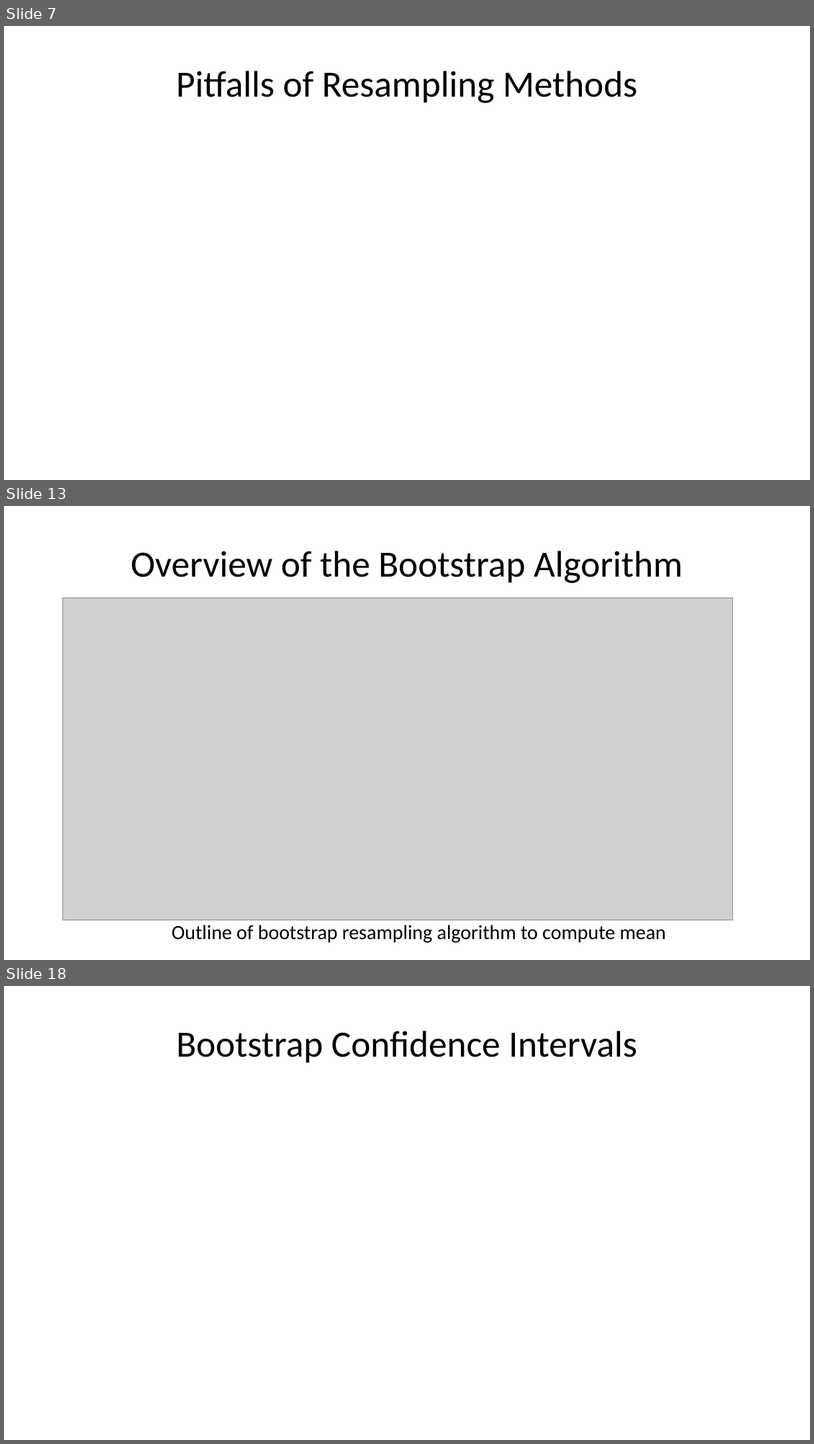
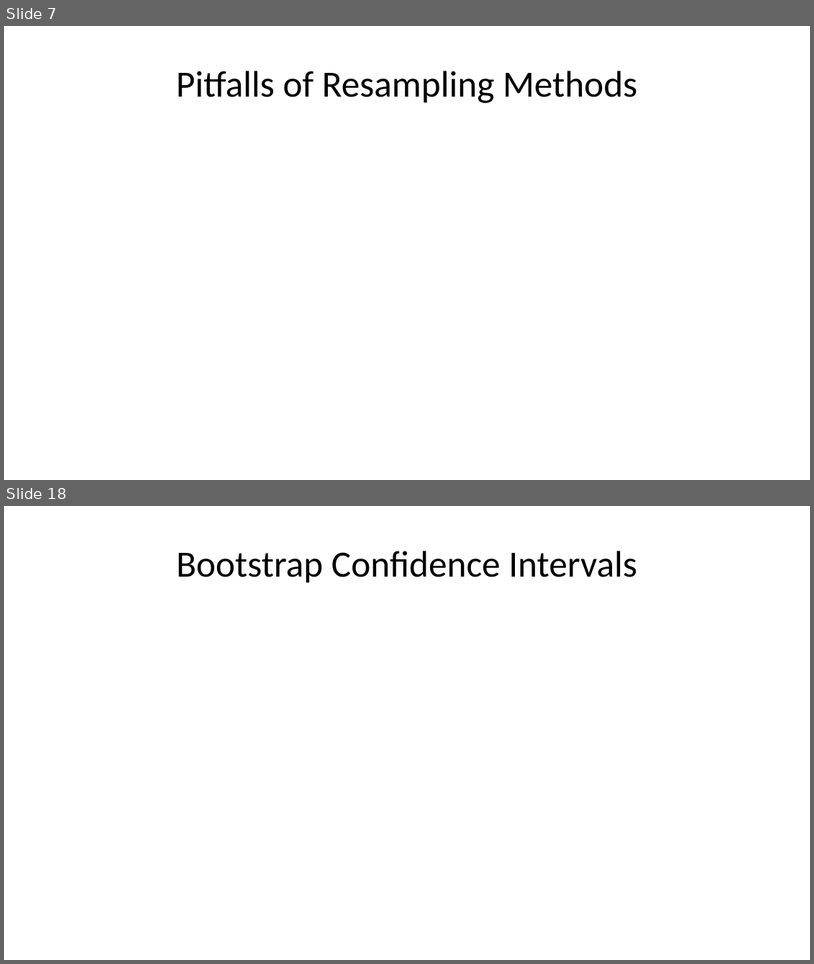
Before and after one commit to StephenElston/CSCI-E-83, a slide deck: LectureSlides/06b_IntroductionToBootstrap.pptx. Shown one above the other, each under a label of ours: slides 7, 13 and 18 before the commit, slides 7 and 18 after it; the slides between them are not shown. The pictures are 814x1444 and 814x964 pixels, drawn with LibreOffice and Linux fonts; fonts in the diff are those of the drawing; grey boxes stand for pictures. Boxes give left, top, right and bottom in pixels: in the first picture for what was removed or moved away, otherwise in the second. Text is boxed around its words. In the diff, an @@ line names an element or a change of style, - is before the commit and + after.

```diff
--- a/LectureSlides/06b_IntroductionToBootstrap.pptx
+++ b/LectureSlides/06b_IntroductionToBootstrap.pptx
@@ slide 13 removed at <box>4,506,810,960</box>, background #FFFFFF @@
@@ title removed at <box>131,551,683,583</box> @@
-Overview of the Bootstrap Algorithm
@@ picture removed at <box>63,598,734,920</box> @@
@@ text removed at <box>172,924,666,942</box> @@
-Outline of bootstrap resampling algorithm to compute mean
```
Also in this commit, not shown: 14 slides changed, 1 slide added, 1 other file.
